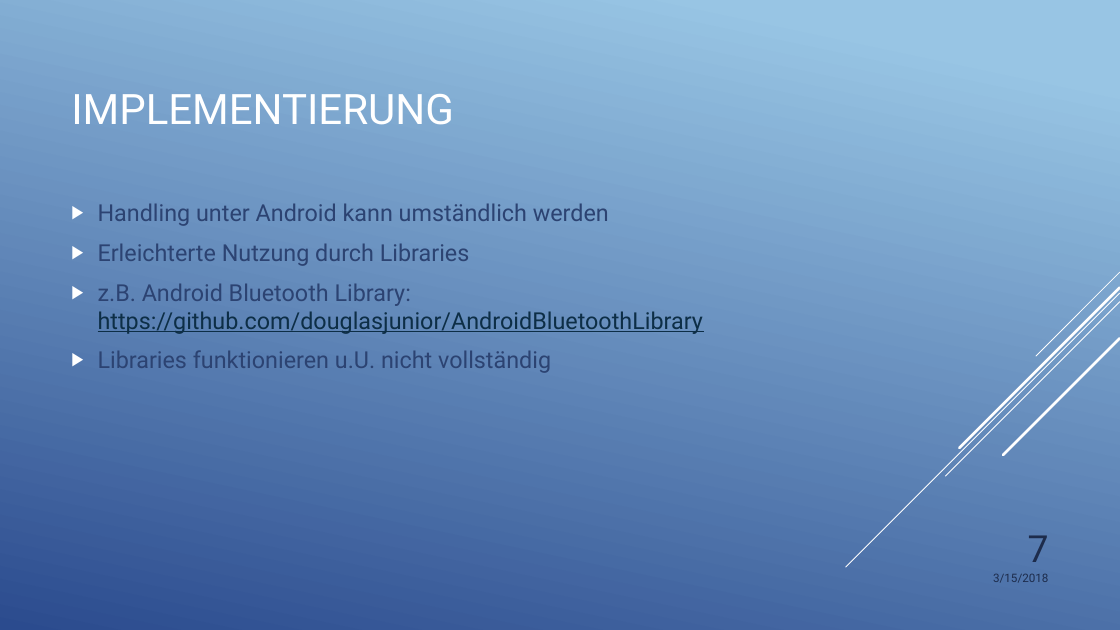
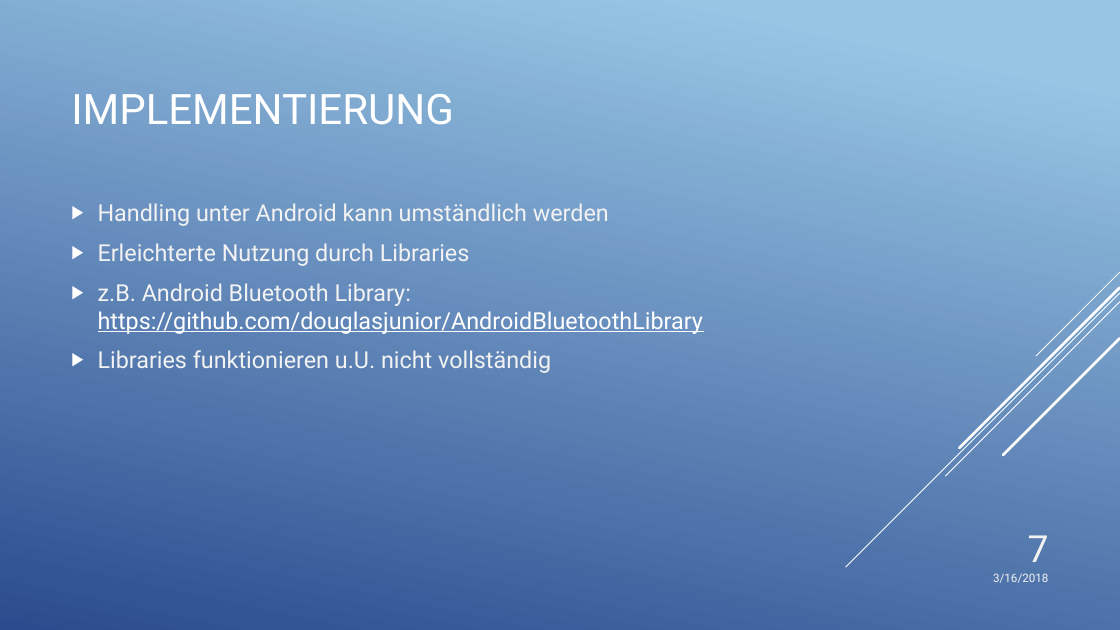
Before and after one commit to SteffenEckardt/blauzahn, a slide deck: slide 7 of Bluetooth.pptx. Drawn at 1120x630 pixels with LibreOffice and Linux fonts; fonts in the diff are those of the drawing. Boxes give left, top, right and bottom in pixels: in the first picture for what was removed or moved away, otherwise in the second. Text is boxed around its words. In the diff, an @@ line names an element or a change of style, - is before the commit and + after.

```diff
--- a/Bluetooth.pptx
+++ b/Bluetooth.pptx
@@ text "Handling unter Android kann umständlich ..." at [98,203,703,373]: text colour #2C4372 to #F2F2F2 in "Handling unter Android kann umständlich werden", "Erleichterte Nutzung durch Libraries", "z.B. Android Bluetooth Library:", "Libraries funktionieren u.U. nicht vollständig"; text colour #0D2E46 to #FFFFFF in "https://github.com/douglasjunior/AndroidBluetoothLibrary" @@
@@ page number at [1028,535,1049,562]: text colour #1D2C4C to #F2F2F2 @@
@@ text at [993,573,1048,583]: text changed; text colour #1D2C4C to #F2F2F2 @@
-3/15/2018
+3/16/2018
```
Also in this commit, not shown: 10 other slides changed.
